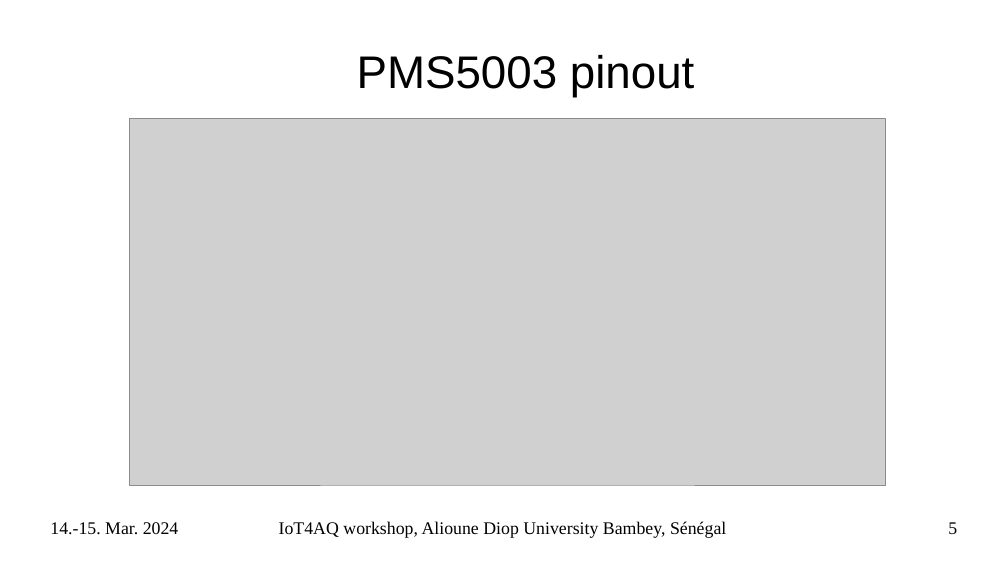
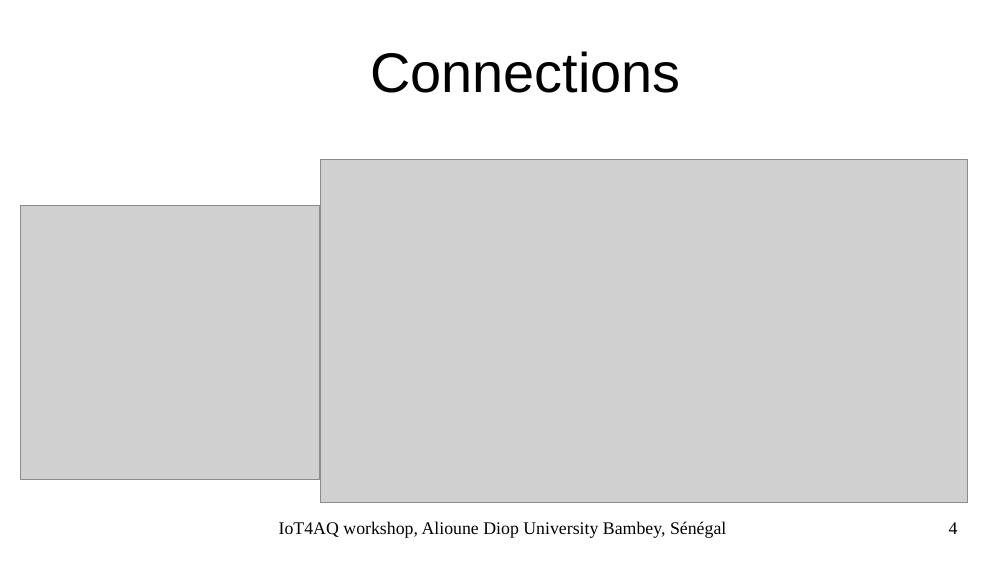
Before and after one commit to uraich/IoT4AQ, a slide deck: slide 4 of workshop/slides/IoT4AQ_PMS5003.odp (slide 5 before the commit). Drawn at 1008x567 pixels with LibreOffice and Linux fonts; fonts in the diff are those of the drawing; grey boxes stand for pictures; background and template pictures are left out. Boxes give left, top, right and bottom in pixels: in the first picture for what was removed or moved away, otherwise in the second. Text is boxed around its words. In the diff, an @@ line names an element or a change of style, - is before the commit and + after.

```diff
--- a/workshop/slides/IoT4AQ_PMS5003.odp
+++ b/workshop/slides/IoT4AQ_PMS5003.odp
@@ title at [370,51,680,93]: text changed; size 36 to 44 pt @@
-PMS5003 pinout
+Connections
@@ picture: place and size @@
-picture at [130,119,886,486]
+picture at [320,160,968,503]
@@ picture added at [20,206,320,480] @@
@@ text removed at [50,522,179,535] @@
-14.-15. Mar. 2024
@@ page number at [949,522,958,534]: text changed @@
-5
+4
```
Also in this commit, not shown: 2 other slides changed, 7 slides added, 6 slides removed, 13 other files.
